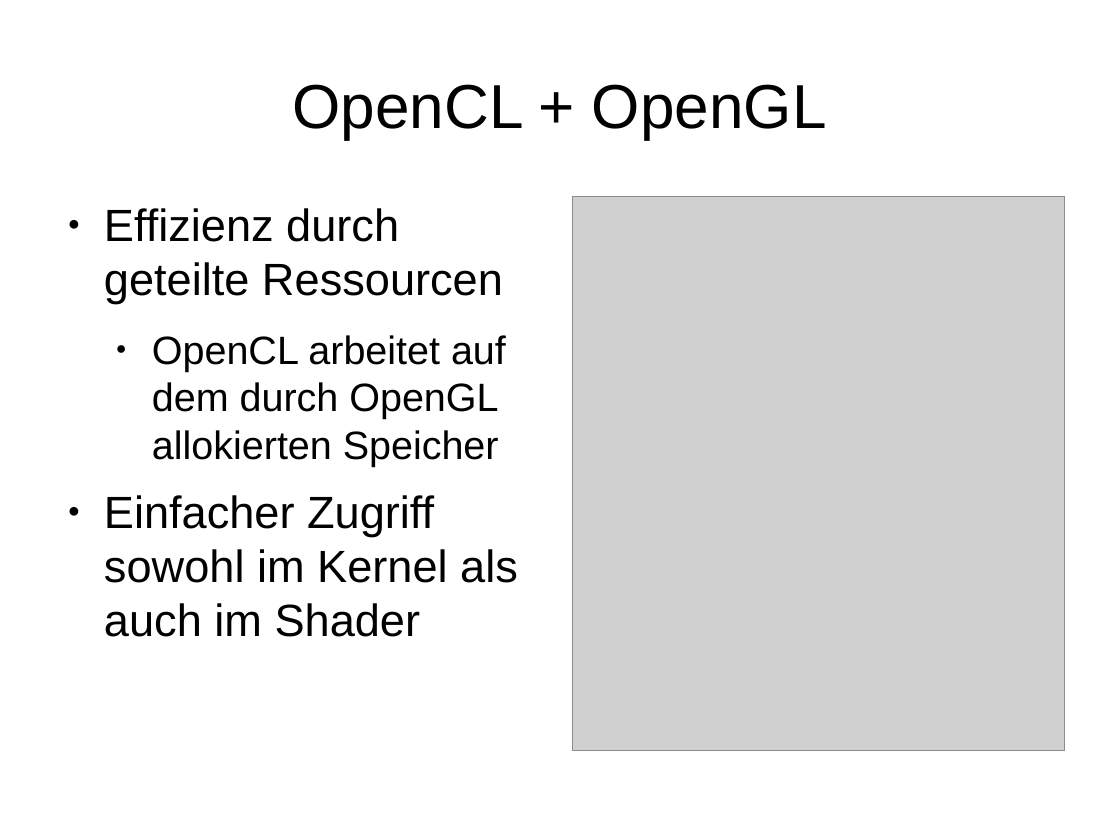
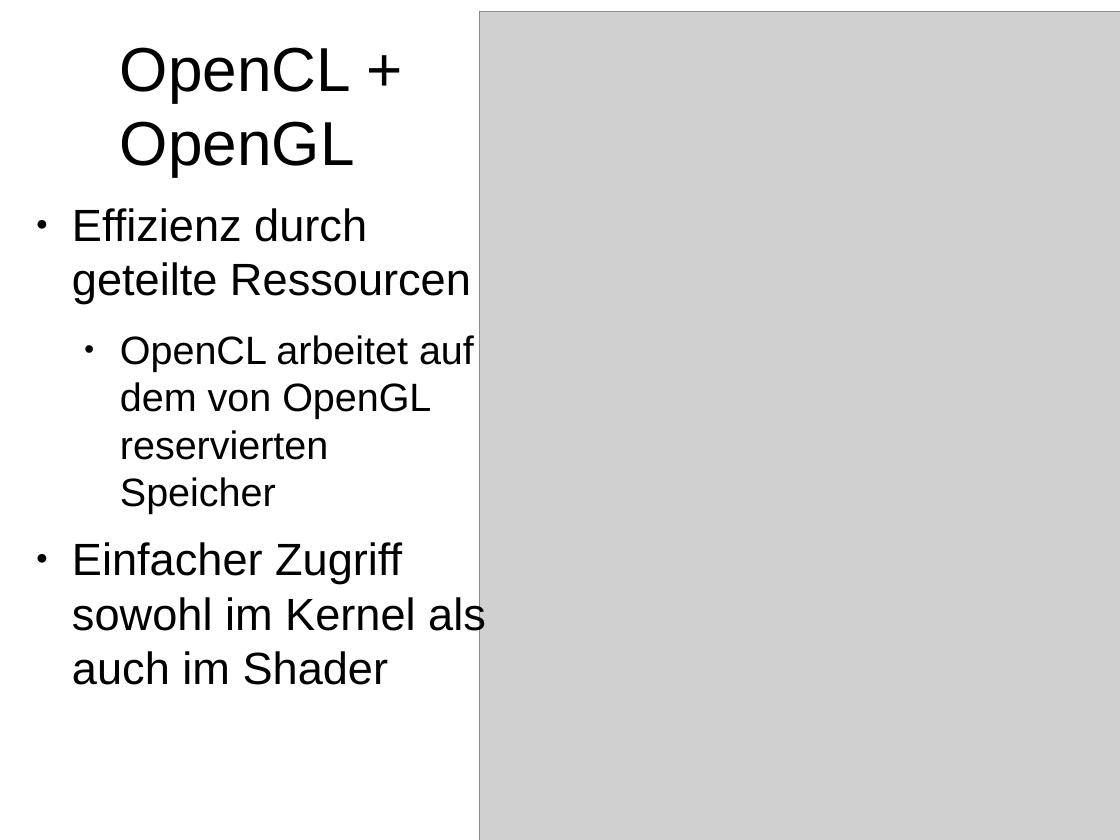
Before and after one commit to krschmidt1/PA-Praktikum, a slide deck: slide 7 of Screenshots/Präsentation.odp (slide 5 before the commit). Drawn at 1120x840 pixels with LibreOffice and Linux fonts; fonts in the diff are those of the drawing; grey boxes stand for pictures. Boxes give left, top, right and bottom in pixels: in the first picture for what was removed or moved away, otherwise in the second. Text is boxed around its words. In the diff, an @@ line names an element or a change of style, - is before the commit and + after.

Commit message:
presentation work

```diff
--- a/Screenshots/Präsentation.odp
+++ b/Screenshots/Präsentation.odp
@@ picture added at [480, 11, 1120, 840] @@
@@ title "OpenCL + OpenGL": place and size @@
-title "OpenCL + OpenGL" at [292, 84, 827, 139]
+title "OpenCL + OpenGL" at [120, 47, 355, 176]
@@ title "OpenCL + OpenGL" at [120, 47, 355, 176]: alignment centre to left @@
@@ text "Effizienz durch geteilte Ressourcen": place and size @@
-text "Effizienz durch geteilte Ressourcen" at [104, 208, 518, 637]
+text "Effizienz durch geteilte Ressourcen" at [72, 208, 486, 685]
@@ picture removed at [572, 196, 1064, 751] @@
@@ text at [120, 335, 474, 514]: text changed @@
-  ● OpenCL arbeitet auf dem durch OpenGL allokierten Speicher
+  ● OpenCL arbeitet auf dem von OpenGL reservierten Speicher
```
Also in this commit, not shown: 4 other slides changed, 4 slides added, 1 slide removed, 7 other files.
